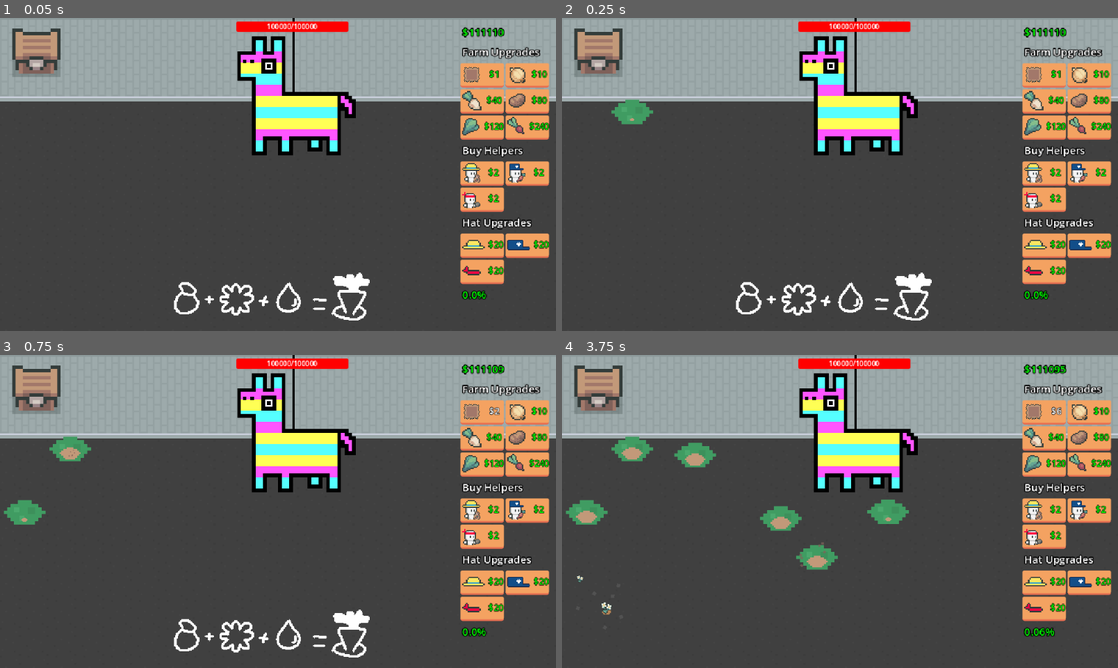
Above: before the commit, frames 1-4 (two rows, left to right).
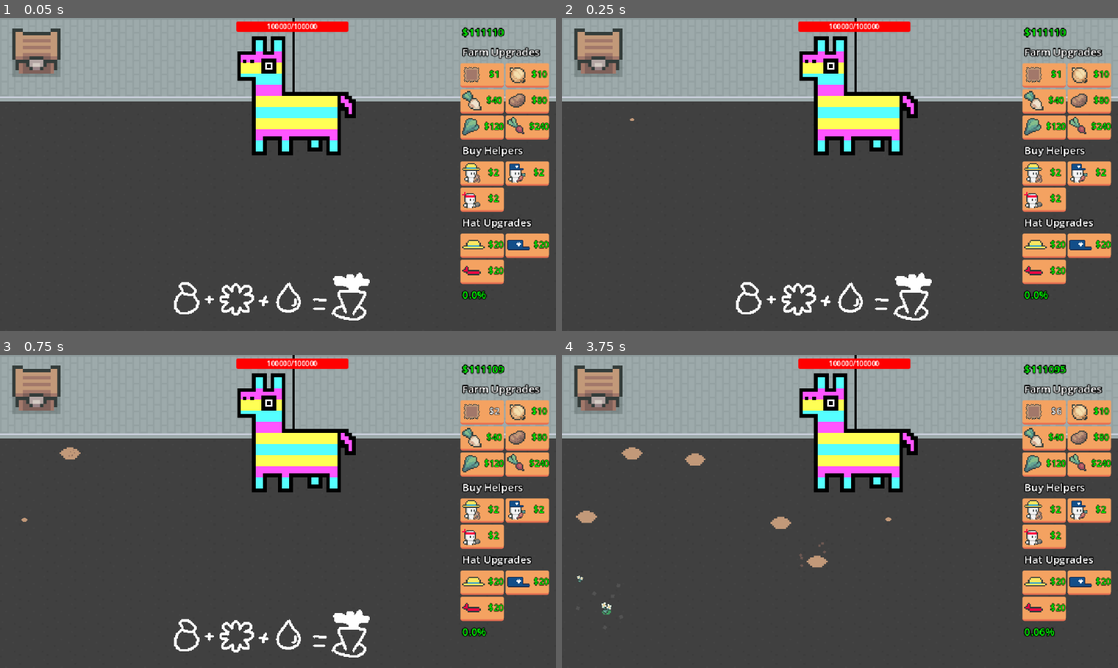
Above: after the commit, the same moments.

Repository: eric-marsh/farminata
Game: Godot game, scene res://scene/scene_switcher.tscn
Same seed, same stepped clock (60 frames per second), same inputs: the game is played once before the commit and once after it. Sound files missing from this copy of the repository are replaced by a short silence.
Inputs:
- Up to frame 1 (0.05 s): no input
- Up to frame 2 (0.25 s): no input
- Up to frame 3 (0.75 s): click "$1" at 0.5 s
- Up to frame 4 (3.75 s): click "$2" at 1.25 s; click "$3" at 2 s; click "$4" at 2.75 s; click "$5" at 3.5 s

Frame 1 is identical in both runs. In frame 2, 0.4% of the frame differs, in the area x 8-17%, y 26-34%; in frame 3, 0.7%; in frame 4, 2.0%, in the area x 0-63%, y 26-83%.
Error in both runs: Out of bounds get index '0' (on base: 'Array[Node]') (res://scene/plots_container.gd:9)

Commit message:
plots grow green

Diff:
--- a/scene/enviornment.gd
+++ b/scene/enviornment.gd
@@ -33,7 +33,8 @@
 			return
 		return
 
-	#State.target_grass_scale = Vector2.ONE * max(3,(State.num_plots / 2))
+	update_target_grass_scale()
+
 	var num_flowers_to_add = 0
 	if(State.num_plots < 20 and State.num_plots % 2 == 0):
 		num_flowers_to_add = 1
@@ -52,7 +53,15 @@
 
 	State.enviornment_percentage = float(State.num_plots) / float(State.max_plots)
 
-
+var min_scale = 1.0
+var max_scale = 2.5
+var min_plots_grass_growth: int = 10
+func update_target_grass_scale():
+	if State.num_plots < min_plots_grass_growth:
+		return
+	var growth_factor = log(State.num_plots + 1 - min_plots_grass_growth) / log(100 + 1)  # normalized [0, 1]
+	var scale = lerp(min_scale, max_scale, growth_factor)
+	State.target_grass_scale = Vector2(scale, scale)
 
 
 var total_good_sprites: float = 0
--- a/scene/plot.tscn
+++ b/scene/plot.tscn
@@ -149,8 +149,8 @@
 shape = SubResource("RectangleShape2D_4pdpe")
 
 [node name="Grass" type="Sprite2D" parent="."]
+visible = false
 z_index = -2
-scale = Vector2(2, 2)
 texture = ExtResource("2_7bgvt")
 offset = Vector2(0, -8)
 
--- a/script/plot.gd
+++ b/script/plot.gd
@@ -9,22 +9,28 @@
 
 var size: Vector2 = Vector2(32, 32)
 
-var grass_scale_speed: float = 1.5
+#var grass_scale_speed: float = 0.2
+var grass_scale_speed: float = 1.1
 
 @onready var grass = $Grass
+@onready var dirt = $Dirt
+@onready var plant = $Plant
+
 
 func _ready() -> void:
 	size = Vector2($Dirt.texture.get_width(), $Dirt.texture.get_height())
 	update_image()
 	animation_player.play("popup_crop")
 
+	grass.flip_h = Util.random_chance(0.5)
+	dirt.flip_h = Util.random_chance(0.5)
+	plant.flip_h = Util.random_chance(0.5)
 
 func _process(delta: float) -> void:
 	if !is_growing:
 		animate_breeze()
 
 	if grass.visible and grass.scale < State.target_grass_scale:
-		print(grass.scale, " , ", State.target_grass_scale)
 		grass.scale = grass.scale.lerp(State.target_grass_scale, delta * grass_scale_speed)
 		# Snap to target if close enough
 		if grass.scale.distance_to(State.target_grass_scale) < 0.01:
--- a/script/state.gd
+++ b/script/state.gd
@@ -11,7 +11,7 @@
 var num_attack_helpers: int = 0
 
 var enviornment_percentage: float = 0.0
-var target_grass_scale: Vector2 = Vector2.ONE * 1.0
+var target_grass_scale: Vector2 = Vector2.ONE
 
 var unlocked_slot_outputs: Array[Enum.Drop_Type] = []
 
Binary file changed: img/enviornment/flower_bg.png
